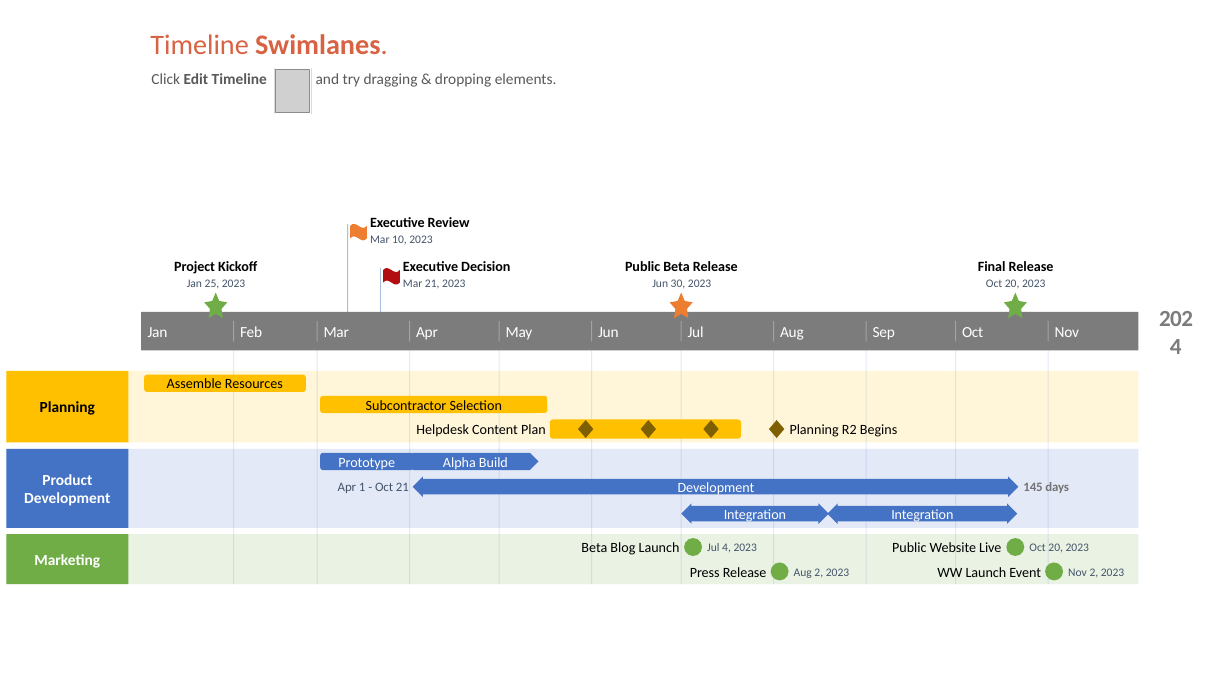
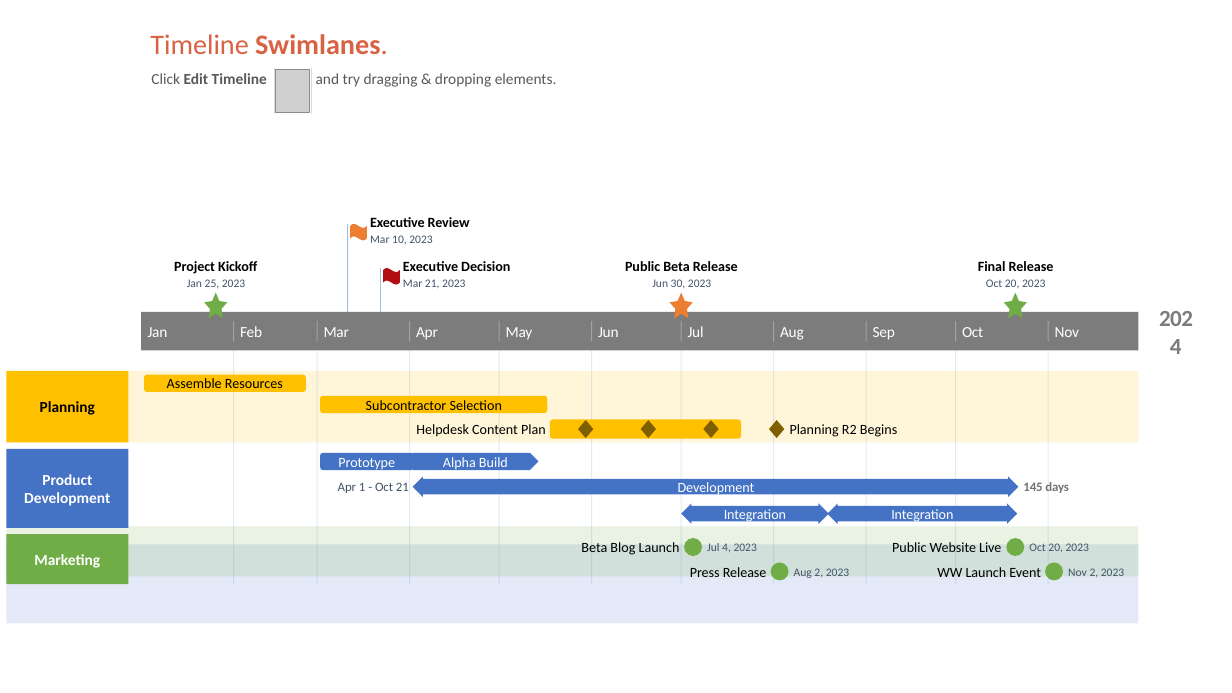
Before and after one commit to AhmedShafee92/Auto-Search, a slide deck: slide 2 of RoadMap.pptx. Drawn at 1232x693 pixels with LibreOffice and Linux fonts; fonts in the diff are those of the drawing; grey boxes stand for pictures. Boxes give left, top, right and bottom in pixels: in the first picture for what was removed or moved away, otherwise in the second. Text is boxed around its words. In the diff, an @@ line names an element or a change of style, - is before the commit and + after.

```diff
--- a/RoadMap.pptx
+++ b/RoadMap.pptx
@@ rectangle moved from (x1=6, y1=534, x2=1139, y2=584) to (x1=6, y1=527, x2=1139, y2=577) @@
@@ rectangle moved from (x1=6, y1=449, x2=1139, y2=528) to (x1=6, y1=544, x2=1139, y2=623) @@
```
Also in this commit, not shown: 1 other slide changed.
